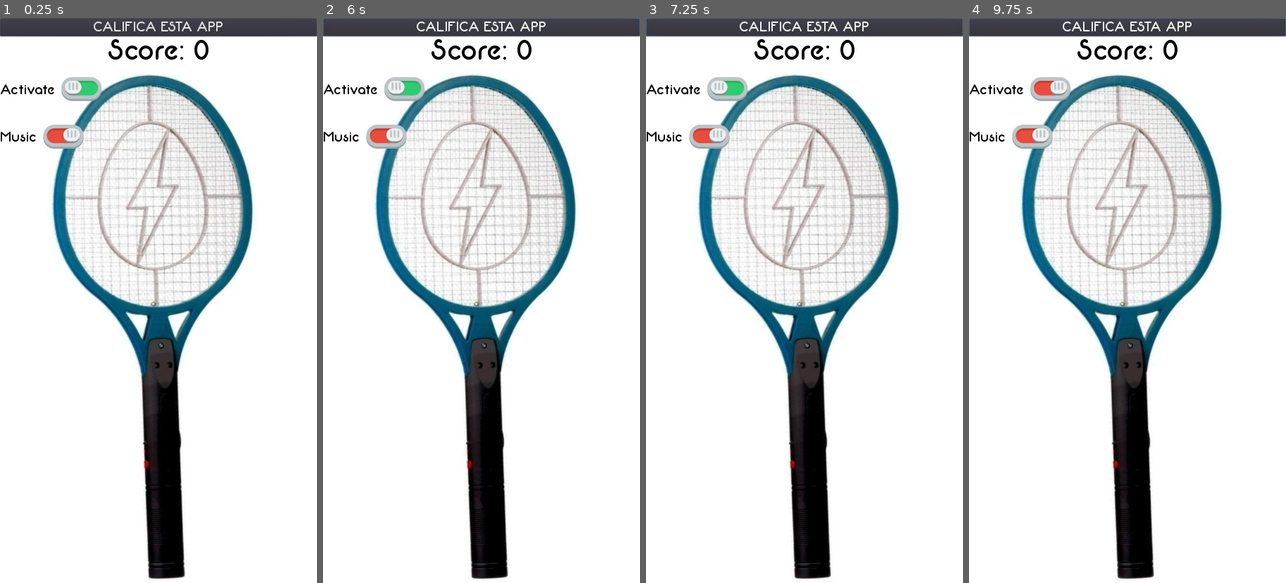
Above: before the commit, frames 1-4 (left to right).
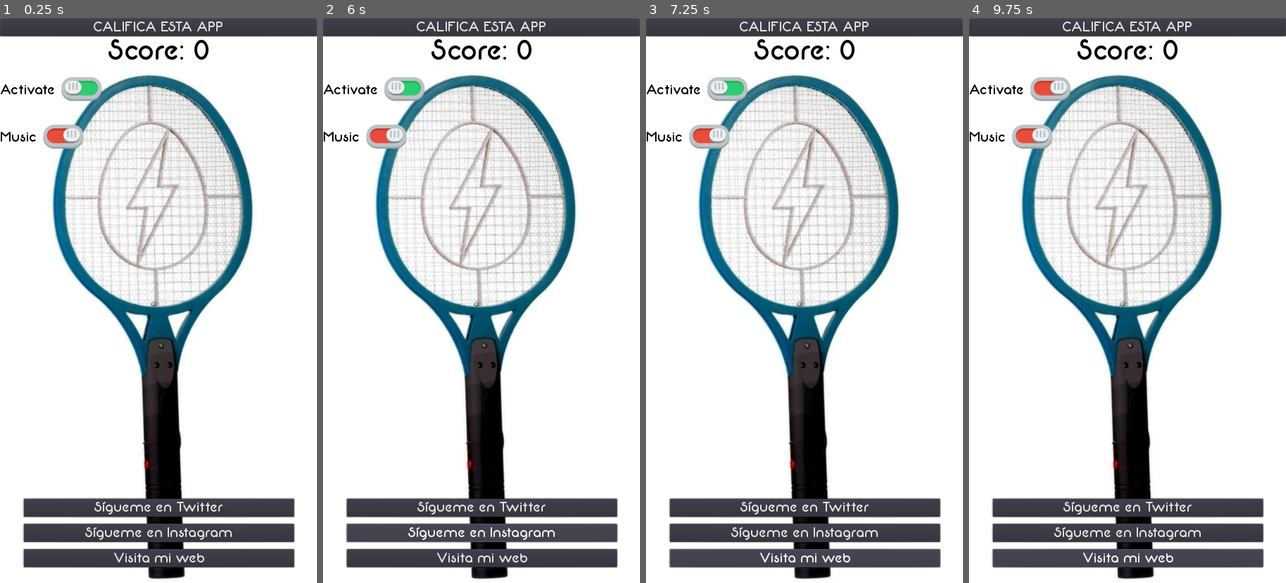
Above: after the commit, the same moments.

Repository: DeybisMelendez/raqueta-mata-mosquitos
Game: Godot game, scene res://main/Raqueta.tscn
The game is run twice, just before and just after one commit, with the same random seed, the same clock (stepped at 60 frames per second) and the same inputs.
Inputs (mouse positions are in pixels of both pictures, inside the frame that each line leads up to):
- Up to frame 1 (0.25 s): no input
- Up to frame 2 (6 s): click (481, 509) at 0.5 s, where only the run after the commit has a clickable "Sígueme en Twitter"; click (481, 532) at 1.25 s, where only the run after the commit has a clickable "Sígueme en Instagram"; click (481, 560) at 2 s, where only the run after the commit has a clickable "Visita mi web"; click "CALIFICA ESTA APP" at 2.75 s; click (405, 91) at 3.5 s; click "CALIFICA ESTA APP" at 4.25 s; click (405, 91) at 5 s; click (481, 532) at 5.75 s, where only the run after the commit has a clickable "Sígueme en Instagram"
- Up to frame 3 (7.25 s): click (804, 560) at 6.5 s, where only the run after the commit has a clickable "Visita mi web"
- Up to frame 4 (9.75 s): click "CALIFICA ESTA APP" at 7.25 s; click (1051, 91) at 8 s; click (1127, 532) at 8.75 s, where only the run after the commit has a clickable "Sígueme en Instagram"; click (1127, 560) at 9.5 s, where only the run after the commit has a clickable "Visita mi web"

The runs differ from the first frame. In frame 1, 9.0% of the frame differs, in the area x 7-94%, y 84-98%; in frame 2, 9.1%; in frame 3, 9.2%, in the area x 0-100%, y 0-98%; in frame 4, 9.2%.

Commit message:
actualizacion, añadido redes sociales

Diff:
--- a/main/Raqueta.gd
+++ b/main/Raqueta.gd
@@ -1,6 +1,9 @@
 extends Control
 
 onready var Rate = $VBoxContainer/Rate
+onready var Twitter = $VBoxContainer2/Twitter
+onready var Instagram = $VBoxContainer2/Instagram
+onready var Web = $VBoxContainer2/Web
 onready var Activate = $VBoxContainer/HBoxContainer2/Activate
 onready var Score = $VBoxContainer/HBoxContainer/Score
 onready var Music = $VBoxContainer/HBoxContainer3/Music
@@ -11,6 +14,18 @@
 
 func _ready():
 	Rate.connect("button_up", self, "rate")
+	Twitter.connect("button_up", self, "twitter")
+	Instagram.connect("button_up", self, "instagram")
+	Web.connect("button_up", self, "web")
+
+func instagram():
+	OS.shell_open("https://www.instagram.com/deybismelendez/")
+
+func twitter():
+	OS.shell_open("https://twitter.com/Damvcito")
+
+func web():
+	OS.shell_open("https://www.deybismelendez.com/")
 
 func rate():
 	OS.shell_open("https://play.google.com/store/apps/details?id=com.damv.raqueta_mata_mosquitos")
--- a/main/Raqueta.tscn
+++ b/main/Raqueta.tscn
@@ -70,6 +70,7 @@
 [node name="CenterContainer" type="CenterContainer" parent="."]
 anchor_right = 1.0
 anchor_bottom = 1.0
+mouse_filter = 1
 __meta__ = {
 "_edit_use_anchors_": false
 }
@@ -155,9 +156,53 @@
 [node name="24" parent="CenterContainer/Control" instance=ExtResource( 6 )]
 position = Vector2( -6.47571, -75.5476 )
 
+[node name="VBoxContainer2" type="VBoxContainer" parent="."]
+anchor_top = 1.0
+anchor_bottom = 1.0
+margin_left = 54.0
+margin_top = -1280.0
+margin_right = 668.0
+margin_bottom = -36.0
+custom_constants/separation = 16
+alignment = 2
+__meta__ = {
+"_edit_use_anchors_": false
+}
+
+[node name="Twitter" type="Button" parent="VBoxContainer2"]
+margin_top = 1092.0
+margin_right = 614.0
+margin_bottom = 1132.0
+custom_fonts/font = ExtResource( 2 )
+text = "Sígueme en Twitter"
+__meta__ = {
+"_edit_use_anchors_": false
+}
+
+[node name="Instagram" type="Button" parent="VBoxContainer2"]
+margin_top = 1148.0
+margin_right = 614.0
+margin_bottom = 1188.0
+custom_fonts/font = ExtResource( 2 )
+text = "Sígueme en Instagram"
+__meta__ = {
+"_edit_use_anchors_": false
+}
+
+[node name="Web" type="Button" parent="VBoxContainer2"]
+margin_top = 1204.0
+margin_right = 614.0
+margin_bottom = 1244.0
+custom_fonts/font = ExtResource( 2 )
+text = "Visita mi web"
+__meta__ = {
+"_edit_use_anchors_": false
+}
+
 [node name="VBoxContainer" type="VBoxContainer" parent="."]
 anchor_right = 1.0
 anchor_bottom = 1.0
+margin_bottom = -956.0
 custom_constants/separation = 0
 __meta__ = {
 "_edit_use_anchors_": false
